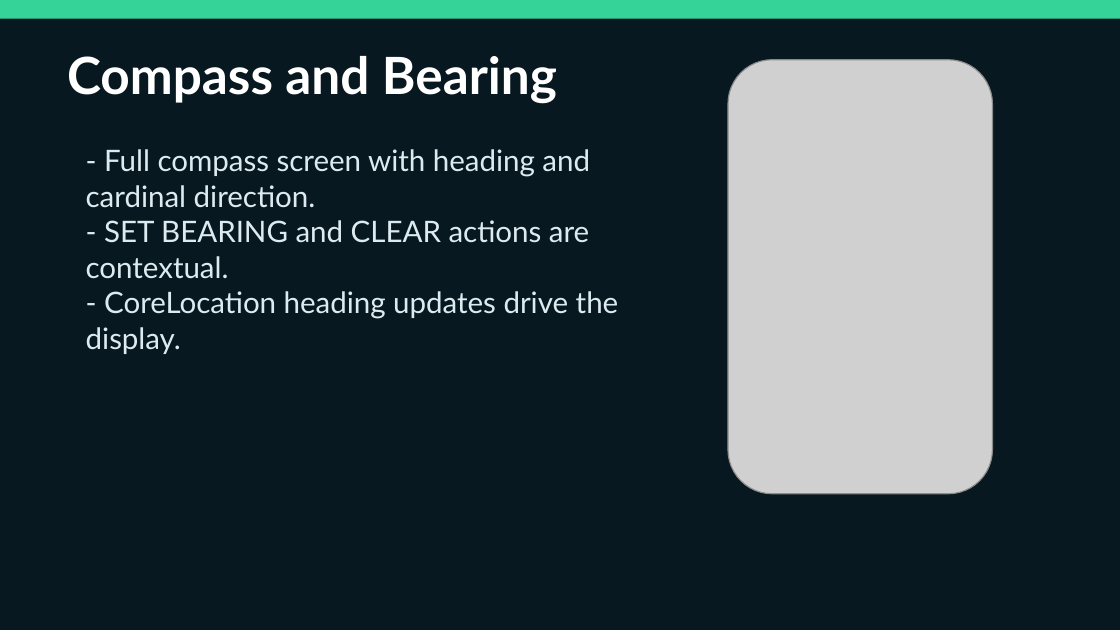
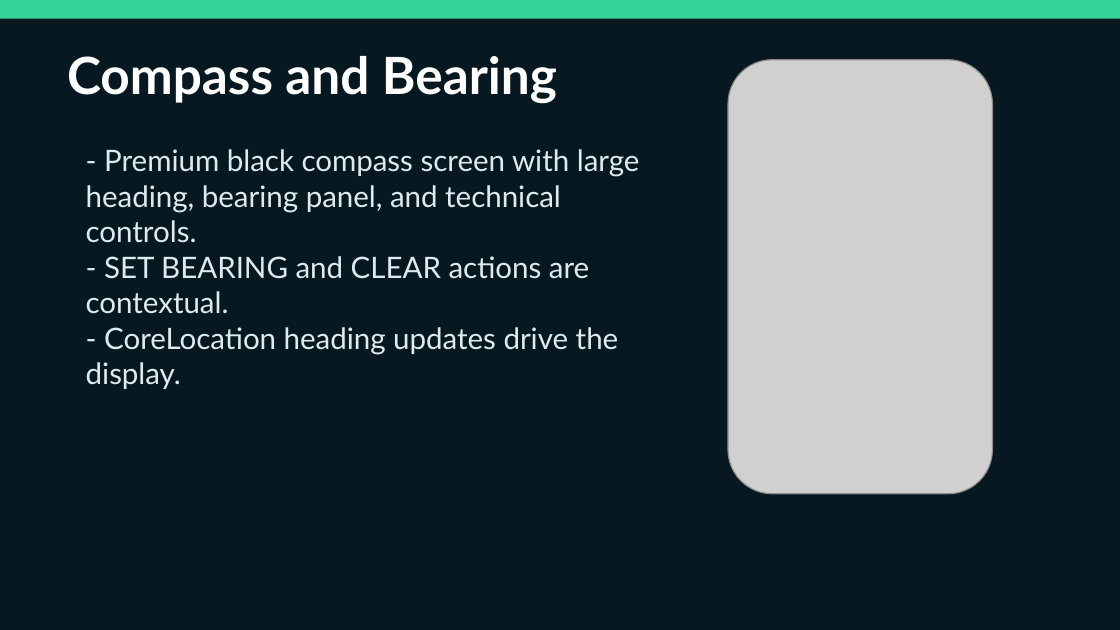
Before and after one commit to egopfe/DirDiving-App, a slide deck: slide 5 of DIR_DIVING_Full_Feature_Presentation.pptx. Drawn at 1120x630 pixels with LibreOffice and Linux fonts; fonts in the diff are those of the drawing; grey boxes stand for pictures. Boxes give left, top, right and bottom in pixels: in the first picture for what was removed or moved away, otherwise in the second. Text is boxed around its words. In the diff, an @@ line names an element or a change of style, - is before the commit and + after.

Commit message:
Document premium UI across branches

```diff
--- a/DIR_DIVING_Full_Feature_Presentation.pptx
+++ b/DIR_DIVING_Full_Feature_Presentation.pptx
@@ text at (86,149,640,243): text changed @@
-- Full compass screen with heading and cardinal direction.
+- Premium black compass screen with large heading, bearing panel, and technical controls.
```
Also in this commit, not shown: 4 other slides changed, 1 slide added, 1 slide removed, 6 other files.
